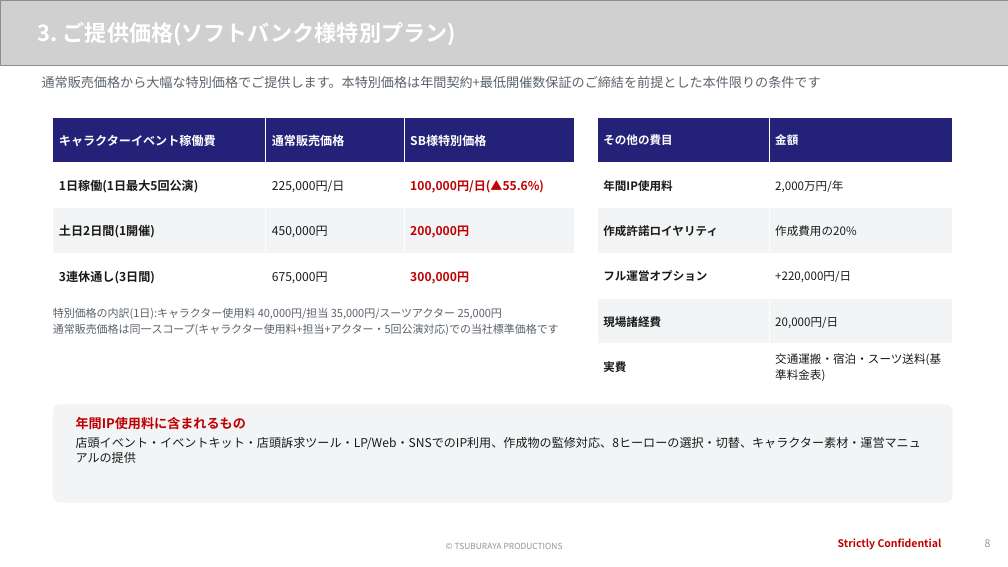
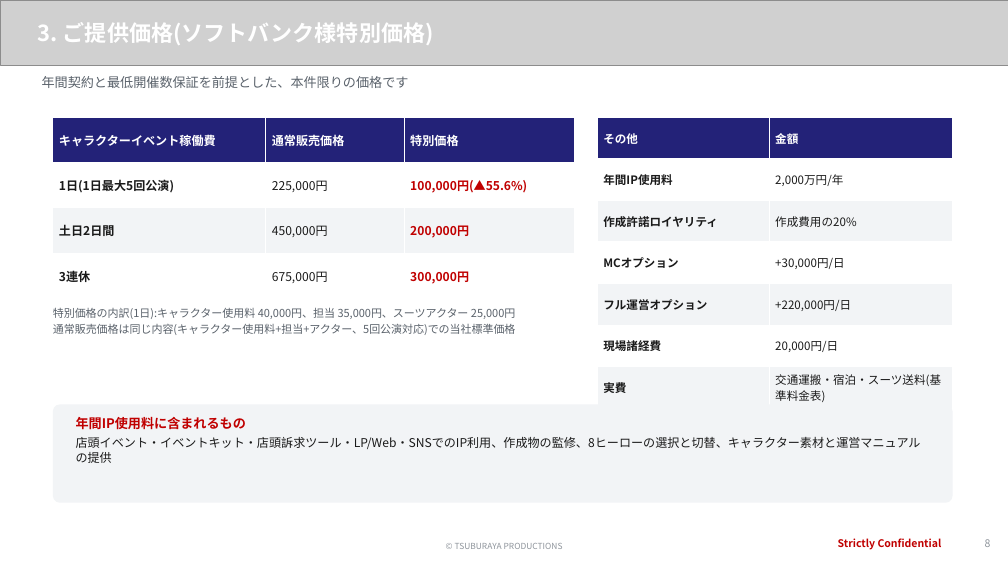
Before and after one commit to hayatoshintani-spe/kessho-lens, a slide deck: slide 8 of docs/proposals/softbank-ultraman-caravan/SB様提示用_1022ミーティング資料.pptx. Drawn at 1008x567 pixels with LibreOffice and Linux fonts; fonts in the diff are those of the drawing; grey boxes stand for pictures. Boxes give left, top, right and bottom in pixels: in the first picture for what was removed or moved away, otherwise in the second. Text is boxed around its words. In the diff, an @@ line names an element or a change of style, - is before the commit and + after.

```diff
--- a/docs/proposals/softbank-ultraman-caravan/SB様提示用_1022ミーティング資料.pptx
+++ b/docs/proposals/softbank-ultraman-caravan/SB様提示用_1022ミーティング資料.pptx
@@ text at (38,22,434,45): text changed @@
-3. ご提供価格(ソフトバンク様特別プラン)
+3. ご提供価格(ソフトバンク様特別価格)
@@ text at (42,76,409,88): text changed @@
-通常販売価格から大幅な特別価格でご提供します。本特別価格は年間契約+最低開催数保証のご締結を前提とした本件限りの条件です
+年間契約と最低開催数保証を前提とした、本件限りの価格です
@@ table at (53,117,575,299) @@
-row 1, column 3: SB様特別価格
+row 1, column 3: 特別価格
-row 2: 1日稼働(1日最大5回公演) | 225,000円/日 | 100,000円/日(▲55.6%)
+row 2: 1日(1日最大5回公演) | 225,000円 | 100,000円(▲55.6%)
-row 3, column 1: 土日2日間(1開催)
+row 3, column 1: 土日2日間
-row 4, column 1: 3連休通し(3日間)
+row 4, column 1: 3連休
@@ table at (597,117,953,408) @@
-row 1, column 1: その他の費目
+row 1, column 1: その他
+row 4: MCオプション | +30,000円/日
@@ text at (53,308,516,335): text changed @@
-特別価格の内訳(1日):キャラクター使用料 40,000円/担当 35,000円/スーツアクター 25,000円
-通常販売価格は同一スコープ(キャラクター使用料+担当+アクター・5回公演対応)での当社標準価格です
+特別価格の内訳(1日):キャラクター使用料 40,000円、担当 35,000円、スーツアクター 25,000円
+通常販売価格は同じ内容(キャラクター使用料+担当+アクター、5回公演対応)での当社標準価格
@@ text at (76,437,921,463): text changed @@
-店頭イベント・イベントキット・店頭訴求ツール・LP/Web・SNSでのIP利用、作成物の監修対応、8ヒーローの選択・切替、キャラクター素材・運営マニュアルの提供
+店頭イベント・イベントキット・店頭訴求ツール・LP/Web・SNSでのIP利用、作成物の監修、8ヒーローの選択と切替、キャラクター素材と運営マニュアルの提供
```
Also in this commit, not shown: 11 other slides changed, 5 other files.
